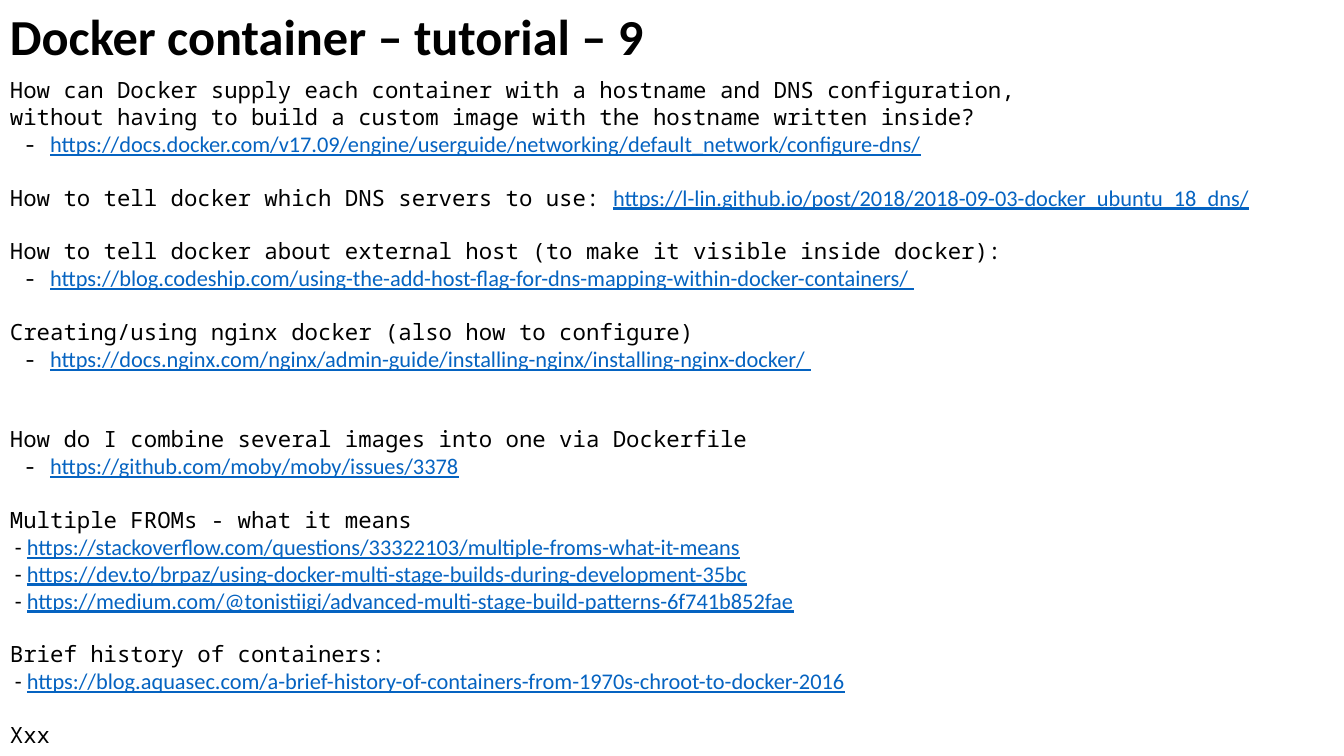
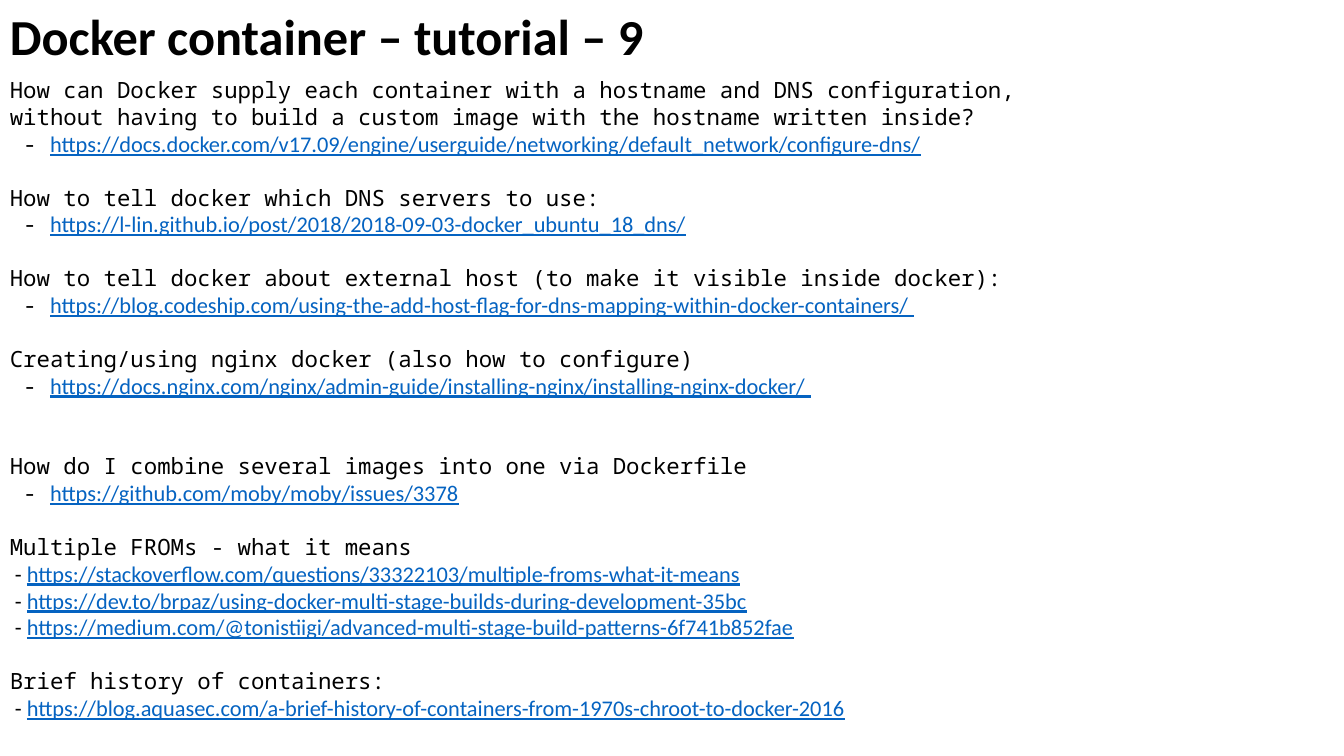
Before and after one commit to lselector/ml_ai_doc, a slide deck: slide 9 of docker_intro.pptx. Drawn at 1344x756 pixels with LibreOffice and Linux fonts; fonts in the diff are those of the drawing. Boxes give left, top, right and bottom in pixels: in the first picture for what was removed or moved away, otherwise in the second. Text is boxed around its words. In the diff, an @@ line names an element or a change of style, - is before the commit and + after.

```diff
--- a/docker_intro.pptx
+++ b/docker_intro.pptx
@@ text at [10, 189, 685, 236]: text changed @@
-How to tell docker which DNS servers to use: https://l-lin.github.io/post/2018/2018-09-03-docker_ubuntu_18_dns/
+How to tell docker which DNS servers to use:
+- https://l-lin.github.io/post/2018/2018-09-03-docker_ubuntu_18_dns/
@@ text at [10, 727, 50, 743]: paragraph removed @@
-Xxx
```
Also in this commit, not shown: 1 other slide changed, 2 other files.
